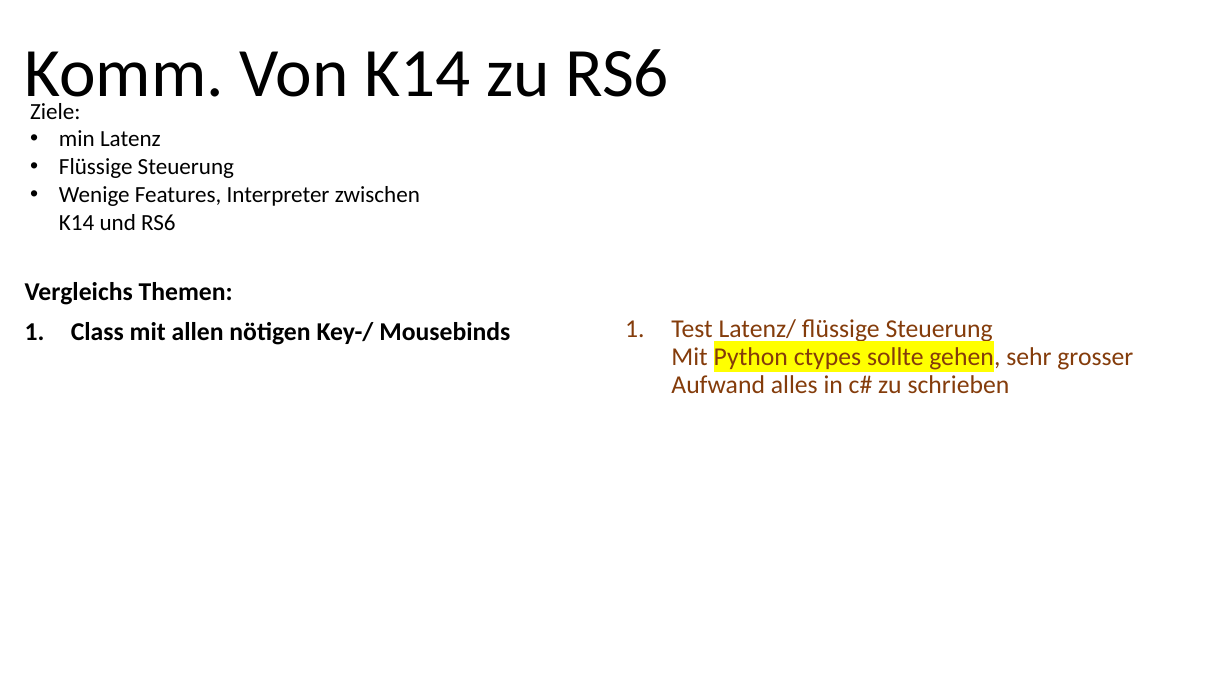
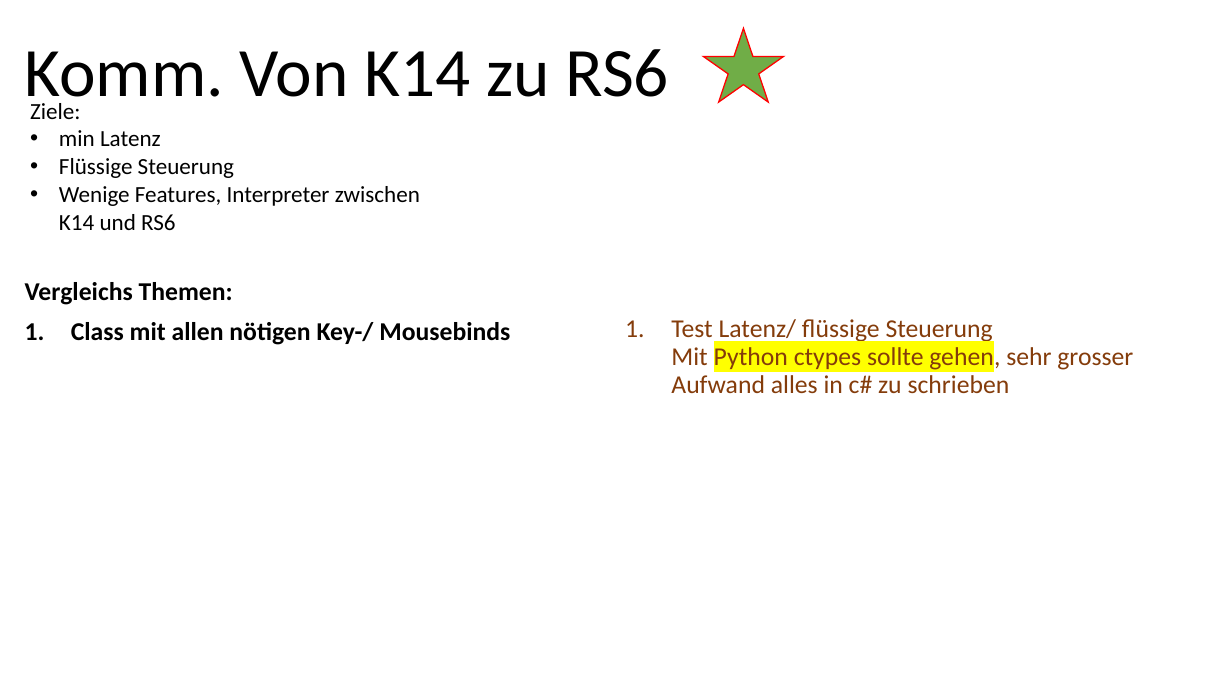
Before and after one commit to OleLokison/Deep-learning-aim-assist, a slide deck: slide 3 of Org.pptx (slide 2 before the commit). Drawn at 1232x693 pixels with LibreOffice and Linux fonts; fonts in the diff are those of the drawing. Boxes give left, top, right and bottom in pixels: in the first picture for what was removed or moved away, otherwise in the second. Text is boxed around its words. In the diff, an @@ line names an element or a change of style, - is before the commit and + after.

```diff
--- a/Org.pptx
+++ b/Org.pptx
@@ star added at (703,29,784,103), fill #70AD47, outline #FF0000 1 pt @@
```
Also in this commit, not shown: 2 other slides changed, 5 other files.
